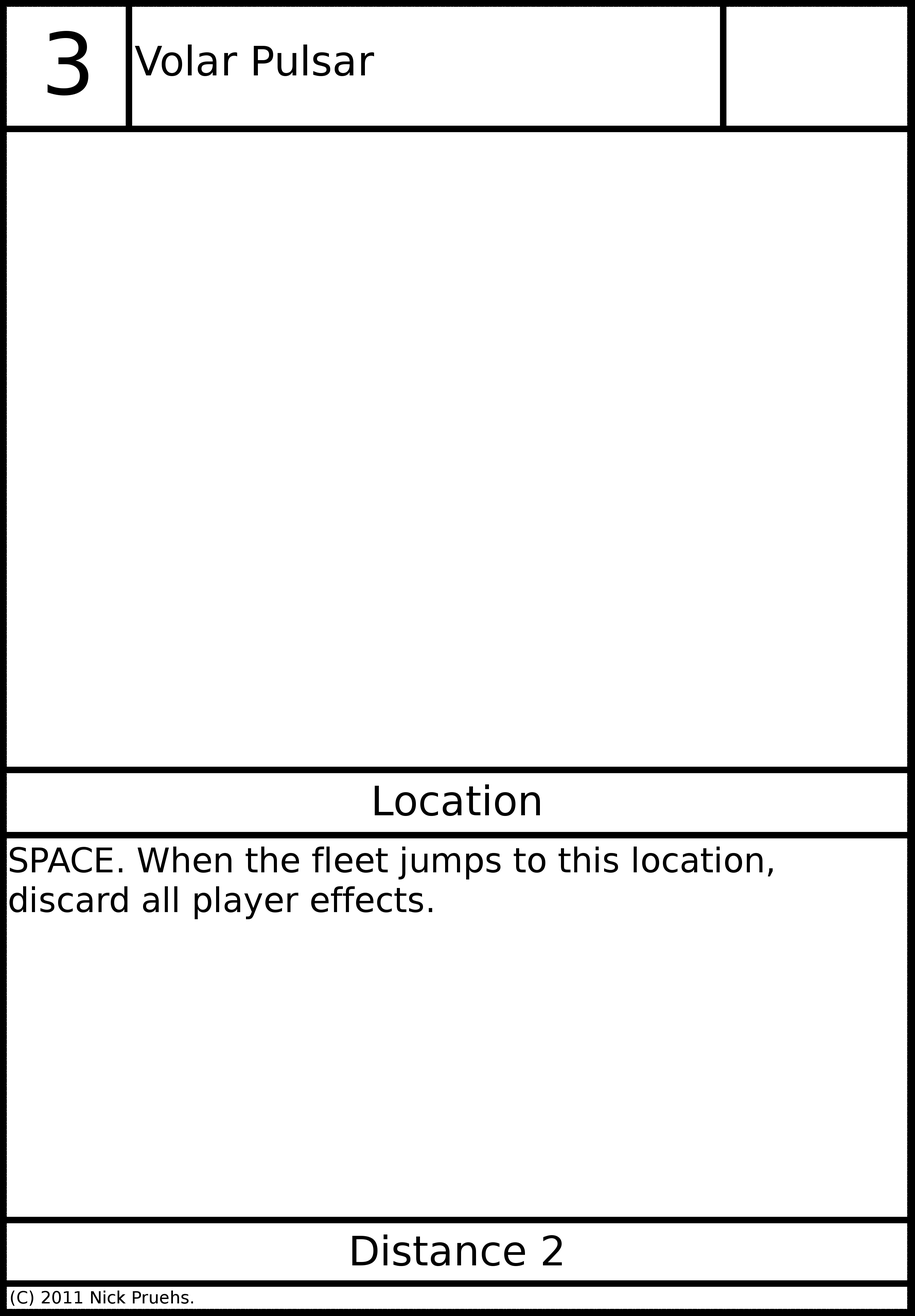
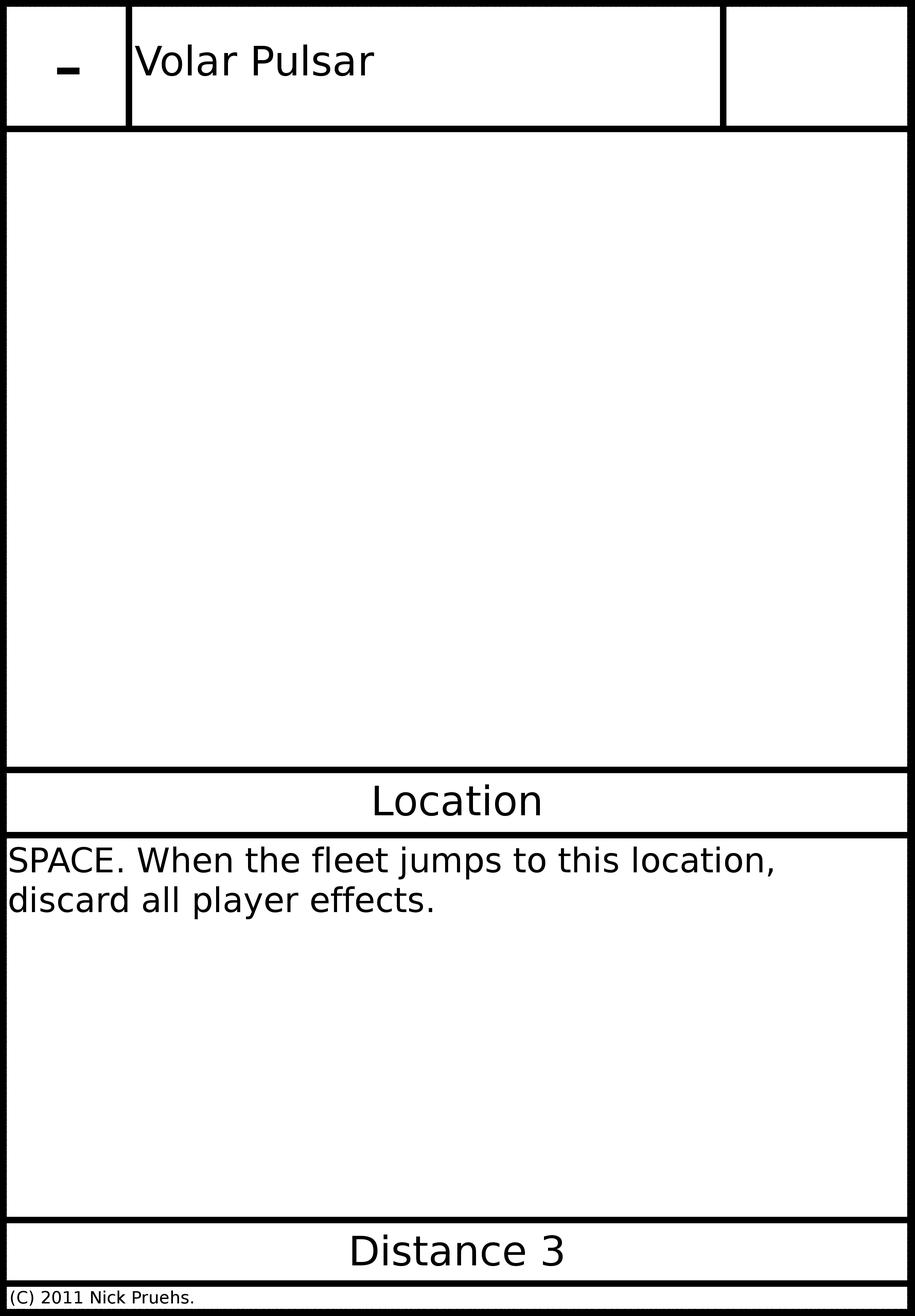
Two versions of the same layered image (915×1316). Layer-by-layer changes:
painted on "Threat" over box(47, 30, 89, 96)
painted on "Distance" over box(542, 1234, 563, 1266)
